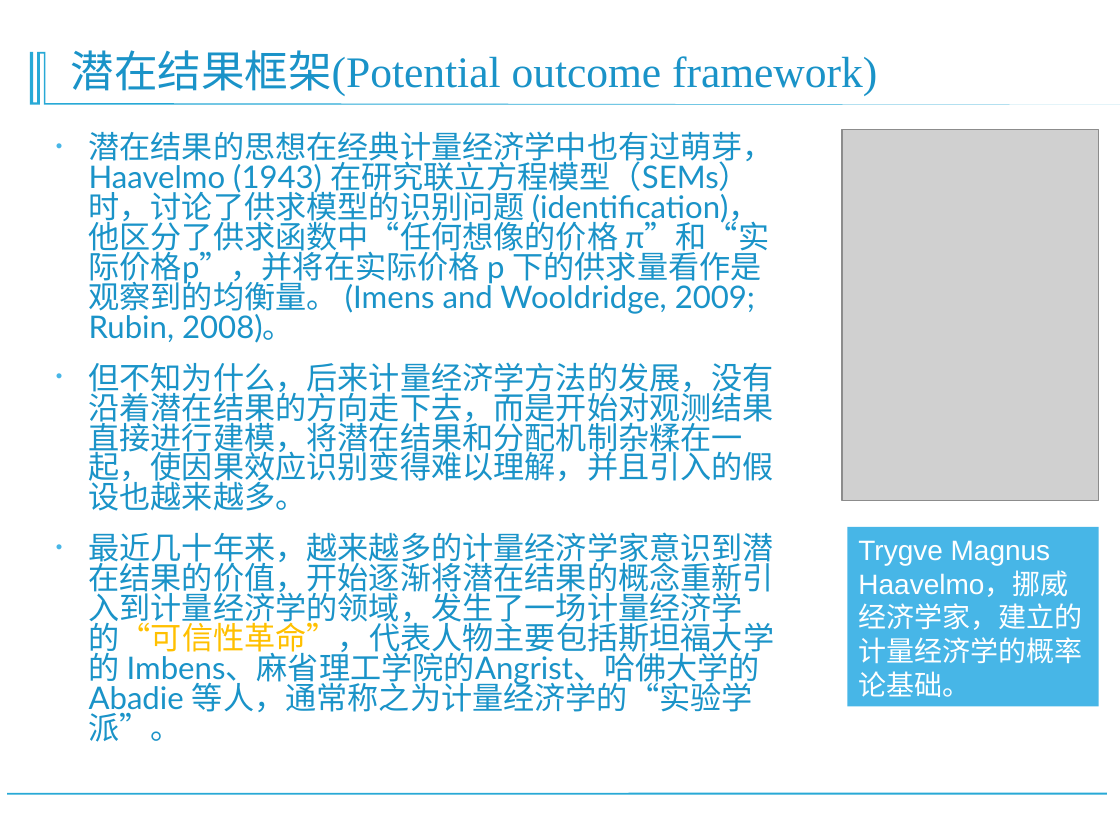
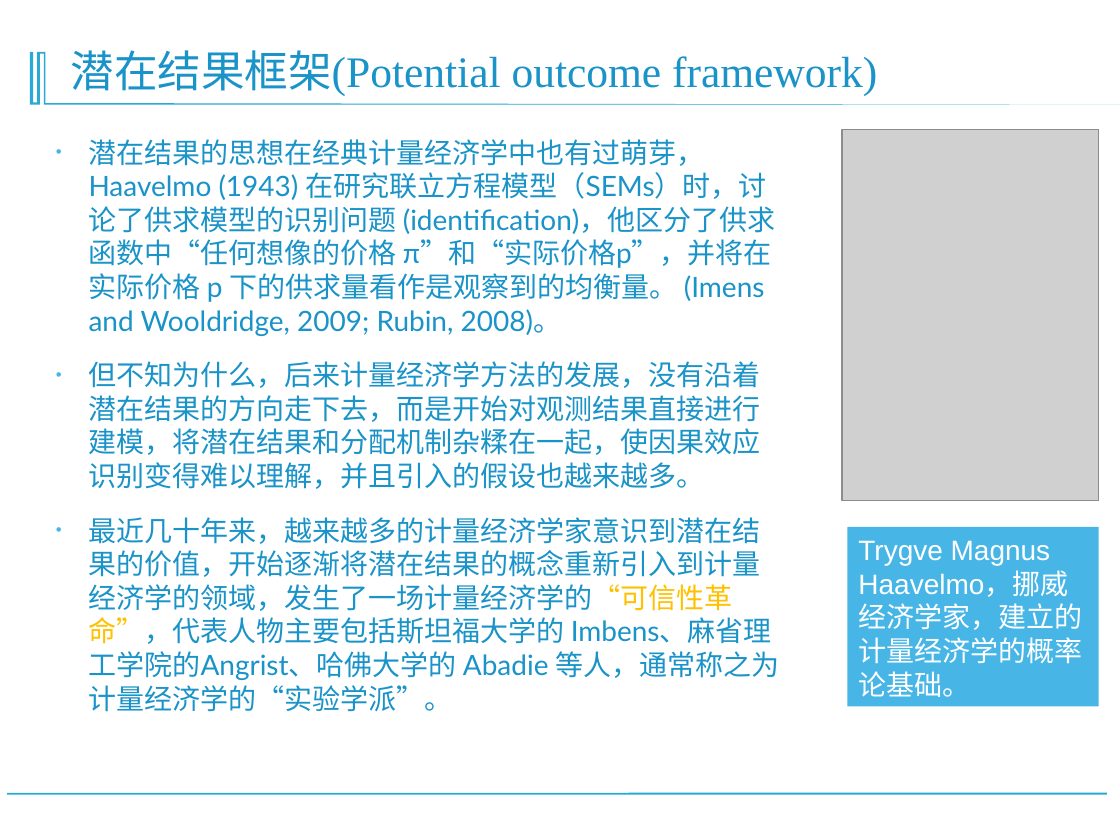
Before and after one commit to SocratesAcademy/causalinference, a slide deck: slide 9 of PPT/1 绪论.ppt. Drawn at 1120x840 pixels with LibreOffice and Linux fonts; fonts in the diff are those of the drawing; grey boxes stand for pictures; background and template pictures are left out. Boxes give left, top, right and bottom in pixels: in the first picture for what was removed or moved away, otherwise in the second. Text is boxed around its words. In the diff, an @@ line names an element or a change of style, - is before the commit and + after.

```diff
--- a/PPT/1 绪论.ppt
+++ b/PPT/1 绪论.ppt
@@ text "潜在结果的思想在经典计量经济学中也有过萌芽，Haavelmo (1943) 在研究联立方程模型（SEMs）时，讨论了供求 ..." at bbox=[89, 139, 780, 712]: size 20 to 18 pt; line spacing 0.8 to 1 @@
```
